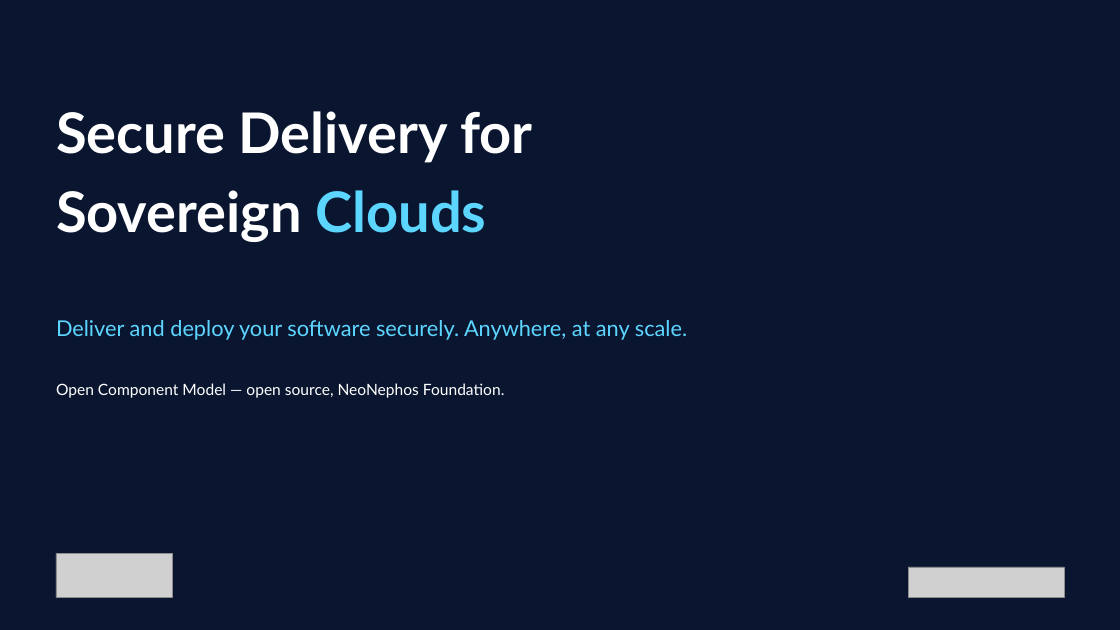
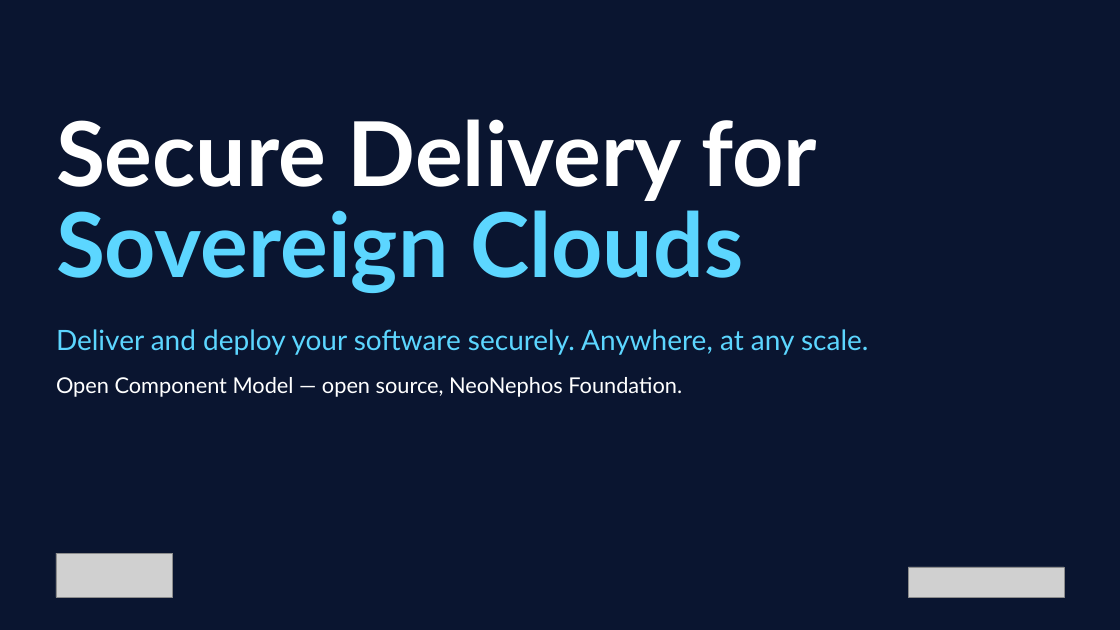
Before and after one commit to morri-son/open-component-model, a slide deck: slide 1 of docs/community/marketing/decks/exec-phase1/OCM-Sovereign-Delivery-Exec.pptx. Drawn at 1120x630 pixels with LibreOffice and Linux fonts; fonts in the diff are those of the drawing; grey boxes stand for pictures; background and template pictures are left out. Boxes give left, top, right and bottom in pixels: in the first picture for what was removed or moved away, otherwise in the second. Text is boxed around its words. In the diff, an @@ line names an element or a change of style, - is before the commit and + after.

Commit message:
chore(marketing): polish OCM exec deck and add Plain / Compact layout
Tighten layout, fix diagram readability issues, and split text/diagram
slides per the design rule that each slide carries either text or a
diagram, not both. Add a Plain / Compact variant of the Plain layout
so 1-line titles get a tight gap to the body while 2-line titles keep
breathing room.

```diff
--- a/docs/community/marketing/decks/exec-phase1/OCM-Sovereign-Delivery-Exec.pptx
+++ b/docs/community/marketing/decks/exec-phase1/OCM-Sovereign-Delivery-Exec.pptx
@@ title "Secure Delivery for" at [56,119,817,201]: size 72 to 115 pt @@
@@ text "Sovereign Clouds": place and size @@
-text "Sovereign Clouds" at [56,190,486,242]
+text "Sovereign Clouds" at [56,199,743,293]
@@ text "Sovereign Clouds" at [56,199,743,293]: size 72 to 115 pt; text colour #FFFFFF to gradient #FFFFFF to #5CD6FF to #0F6BFF in "Sovereign"; more space between paragraphs @@
@@ text "Deliver and deploy your software ...": place and size @@
-text "Deliver and deploy your software ..." at [56,320,687,340]
+text "Deliver and deploy your software ..." at [56,329,868,355]
@@ text "Deliver and deploy your software ..." at [56,329,868,355]: size 28 to 36 pt; more space between paragraphs @@
@@ text "Open Component Model — open ..." at [56,377,682,397]: size 20 to 28 pt; more space between paragraphs @@
```
Also in this commit, not shown: 9 other slides changed, 2 slides added, 8 other files.
